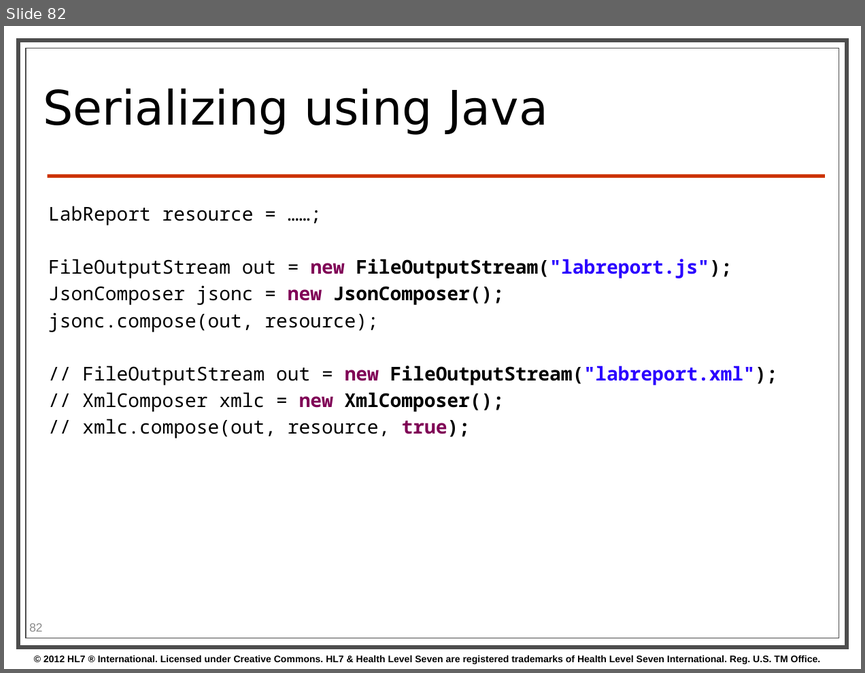
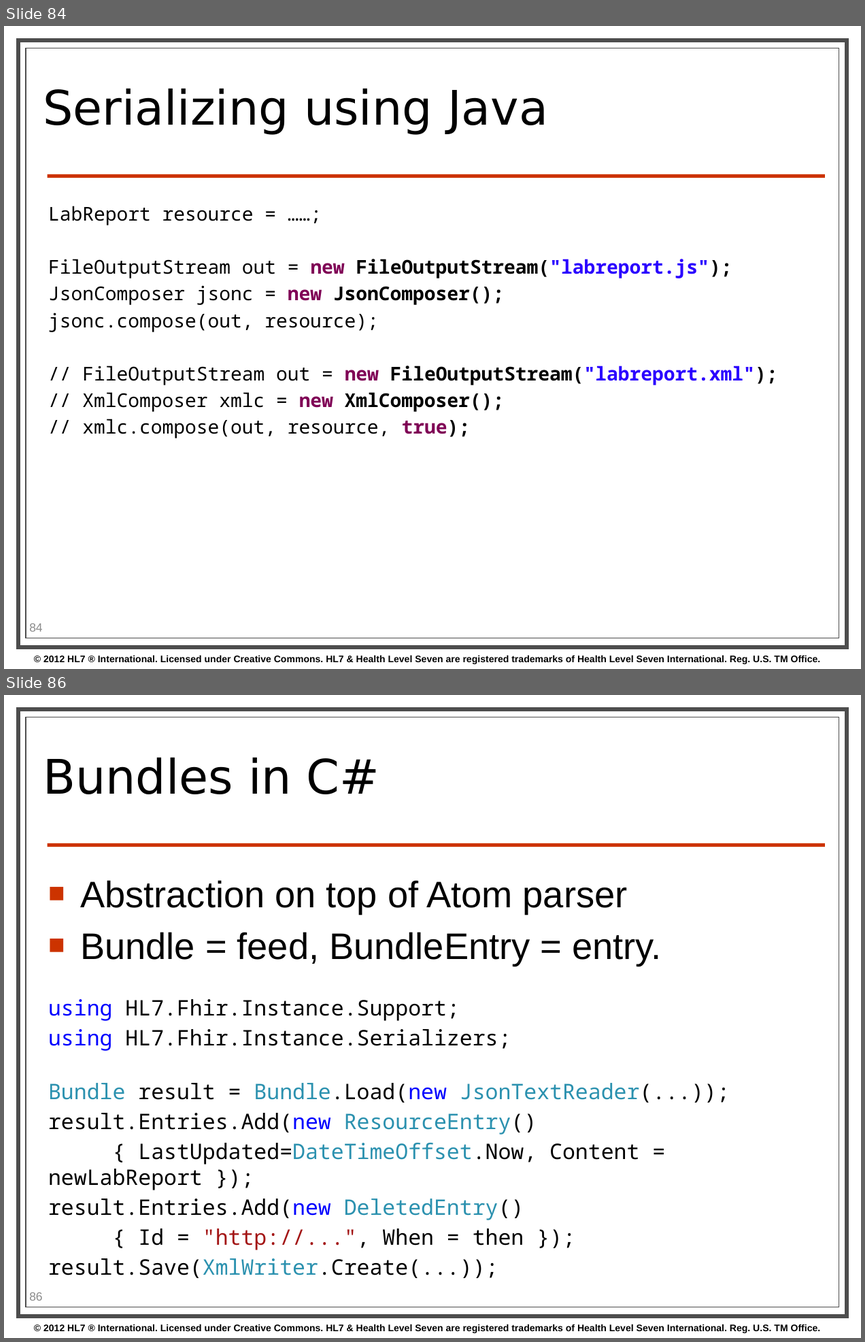
Before and after one commit to vista-novo/fhir, a slide deck: presentations/2013-01 Tutorials/201301 - Phoenix - FhirForDevelopersWGMTutorial.pptx. Shown one above the other, each under a label of ours: slide 82 before the commit, slides 84 and 86 after it; the slides between them are not shown. The pictures are 865x673 and 865x1342 pixels, drawn with LibreOffice and Linux fonts; fonts in the diff are those of the drawing; background and template pictures are left out. Boxes give left, top, right and bottom in pixels: in the first picture for what was removed or moved away, otherwise in the second. Text is boxed around its words. In the diff, an @@ line names an element or a change of style, - is before the commit and + after.

```diff
--- a/presentations/2013-01 Tutorials/201301 - Phoenix - FhirForDevelopersWGMTutorial.pptx
+++ b/presentations/2013-01 Tutorials/201301 - Phoenix - FhirForDevelopersWGMTutorial.pptx
@@ slide 86 added at [4, 695, 861, 1338], background #FFFFFF; not listed: 4 template elements that a slide beside it also shows @@
@@ title added at [43, 757, 379, 794], 40 pt, text #000000 @@
+Bundles in C#
@@ text added at [48, 880, 730, 1278], 18 pt, text #000000 @@
+■ Abstraction on top of Atom parser
+■ Bundle = feed, BundleEntry = entry.
+using HL7.Fhir.Instance.Support;
+using HL7.Fhir.Instance.Serializers;
+Bundle result = Bundle.Load(new JsonTextReader(...));
+result.Entries.Add(new ResourceEntry()
+{ LastUpdated=DateTimeOffset.Now, Content = newLabReport });
+result.Entries.Add(new DeletedEntry()
+{ Id = "http://...", When = then });
+result.Save(XmlWriter.Create(...));
@@ page number added at [29, 1292, 42, 1300], 10 pt, text #8C8C8C @@
+86
@@ what was slide 82 is now slide 84 @@
@@ page number at [29, 623, 42, 631]: text changed @@
-82
+84
```
Also in this commit, not shown: 5 slides changed, 11 other slides added, 3 slides removed.
